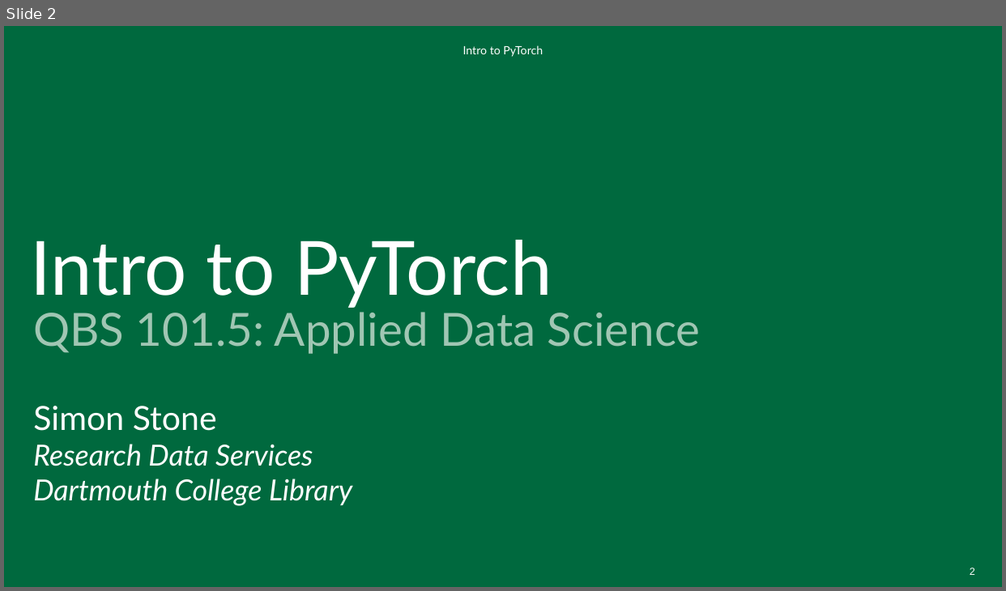
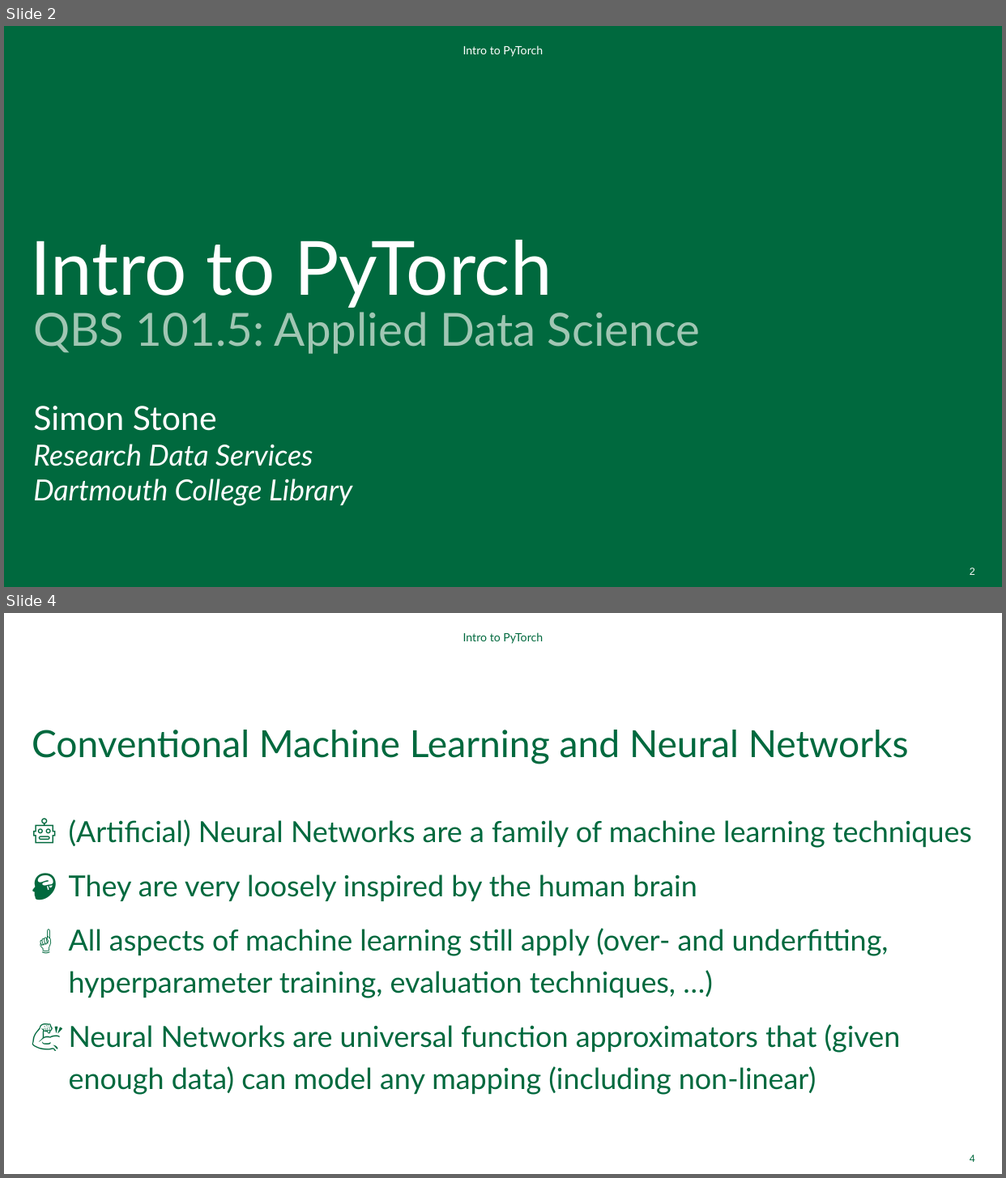
Before and after one commit to Simon-Stone/qbs-applied-data-science, a slide deck: 08-Intro-to-PyTorch/intro/Intro-to-PyTorch.pptx. Shown one above the other, each under a label of ours: slide 2 before the commit, slides 2 and 4 after it; the slides between them are not shown. The pictures are 1006x591 and 1006x1178 pixels, drawn with LibreOffice and Linux fonts; fonts in the diff are those of the drawing; background and template pictures are left out. Boxes give left, top, right and bottom in pixels: in the first picture for what was removed or moved away, otherwise in the second. Text is boxed around its words. In the diff, an @@ line names an element or a change of style, - is before the commit and + after.

```diff
--- a/08-Intro-to-PyTorch/intro/Intro-to-PyTorch.pptx
+++ b/08-Intro-to-PyTorch/intro/Intro-to-PyTorch.pptx
@@ slide 4 added at (x1=4, y1=613, x2=1002, y2=1174), background #FFFFFF @@
@@ text added at (x1=463, y1=632, x2=543, y2=644), 11 pt, text #00693E @@
+Intro to PyTorch
@@ title added at (x1=32, y1=730, x2=909, y2=764), 36 pt, text #00693E @@
+Conventional Machine Learning and Neural Networks
@@ text added at (x1=69, y1=820, x2=972, y2=1095), 28 pt, text #00693E @@
+🤖 (Artificial) Neural Networks are a family of machine learning techniques
+🧠 They are very loosely inspired by the human brain
+☝️ All aspects of machine learning still apply (over- and underfitting, hyperparameter training, evaluation techniques, …)
+💪 Neural Networks are universal function approximators that (given enough data) can model any mapping (including non-linear)
@@ page number added at (x1=970, y1=1155, x2=975, y2=1162), 9.8 pt, text #00693E @@
+4
```
Also in this commit, not shown: 1 slide changed, 1 other slide added.
